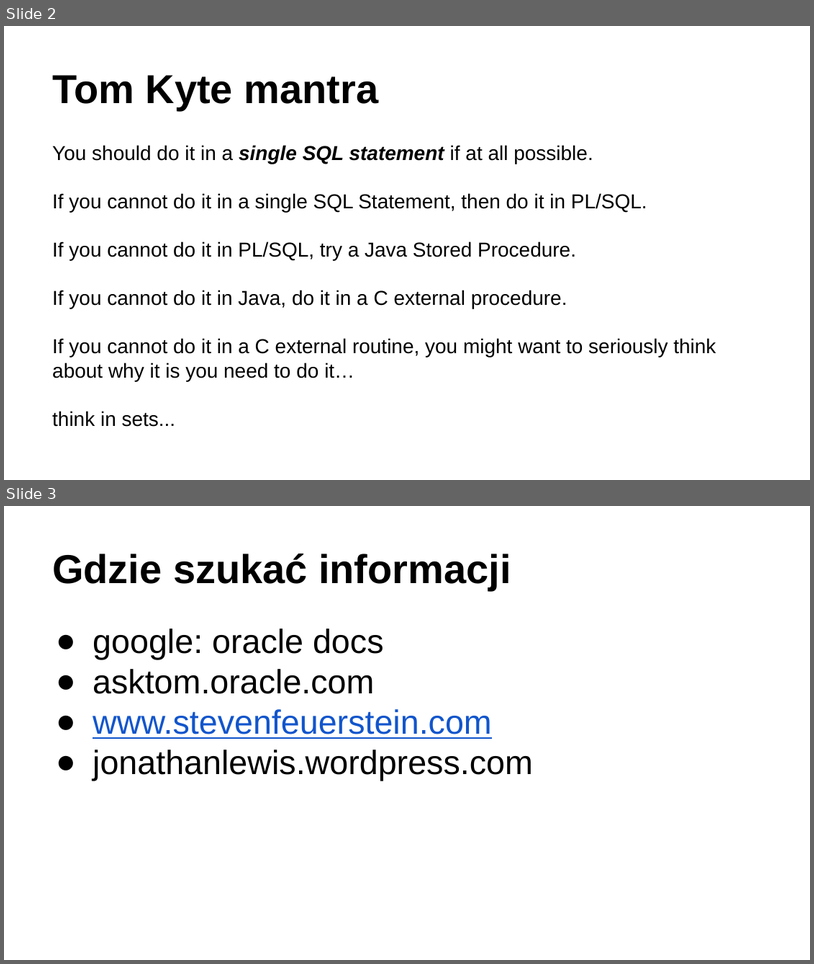
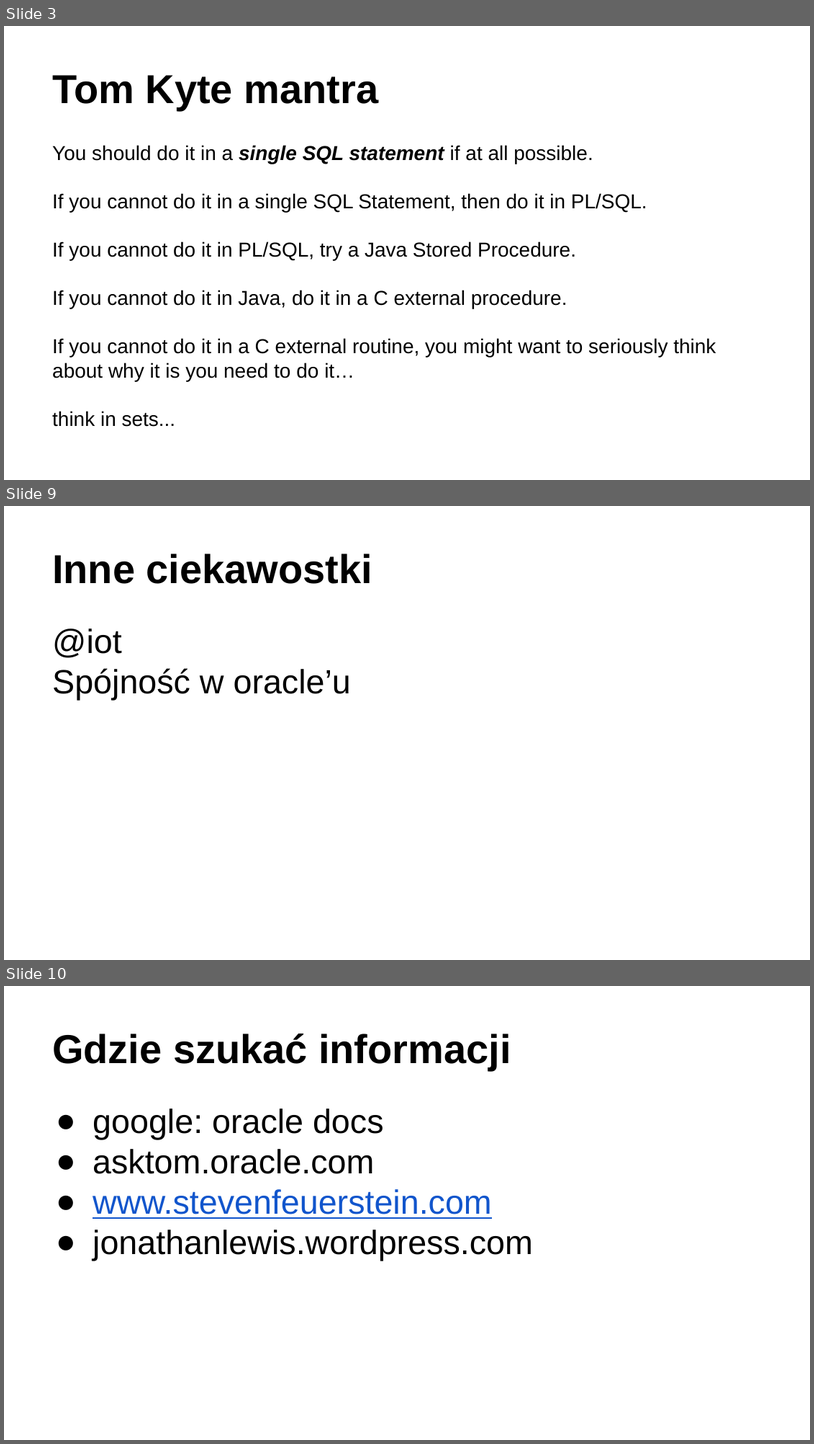
Before and after one commit to marcin-wroblewski/pres-oracle, a slide deck: whatyoudidntknow/prezentacja.pptx. Shown one above the other, each under a label of ours: slides 2 and 3 before the commit, slides 3, 9 and 10 after it; the slides between them are not shown. The pictures are 814x964 and 814x1444 pixels, drawn with LibreOffice and Linux fonts; fonts in the diff are those of the drawing. Boxes give left, top, right and bottom in pixels: in the first picture for what was removed or moved away, otherwise in the second. Text is boxed around its words. In the diff, an @@ line names an element or a change of style, - is before the commit and + after.

```diff
--- a/whatyoudidntknow/prezentacja.pptx
+++ b/whatyoudidntknow/prezentacja.pptx
@@ slide 9 added at box(4, 506, 810, 960), background #FFFFFF @@
@@ title added at box(52, 554, 373, 584), 36 pt, text #000000, bold @@
+Inne ciekawostki
@@ text added at box(52, 628, 351, 700), 30 pt, text #000000 @@
+@iot
+Spójność w oracle’u
@@ what was slide 2 is now slide 3 @@
@@ what was slide 3 is now slide 10 @@
```
Also in this commit, not shown: 6 other slides added, 6 other files.
